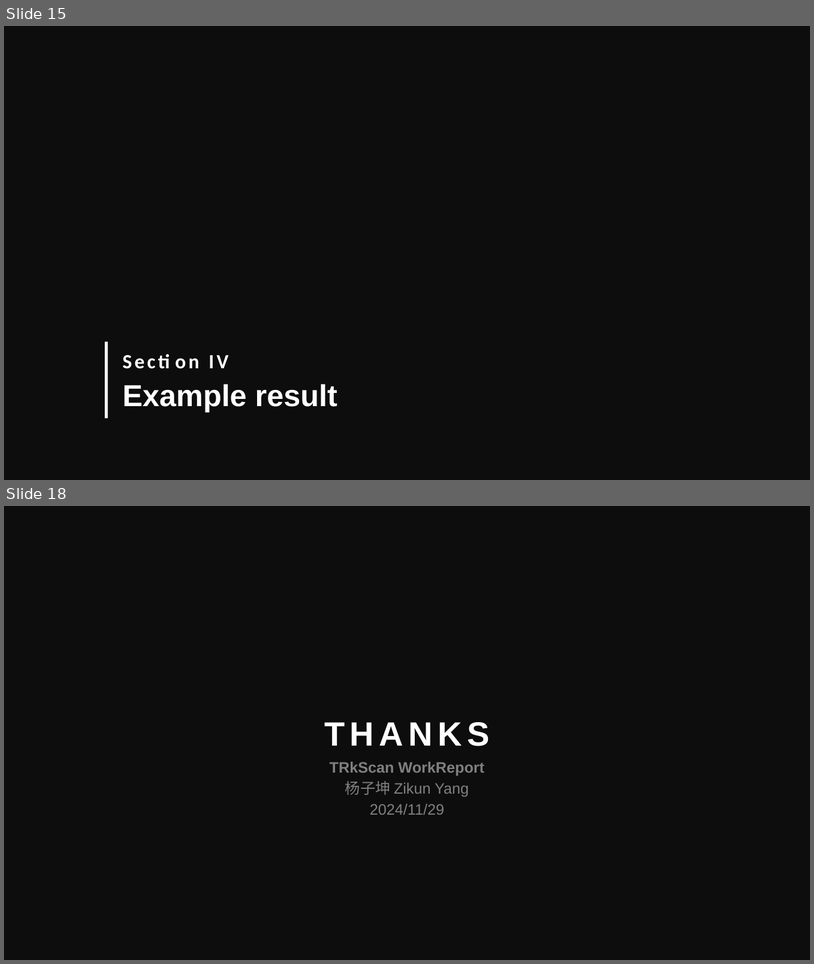
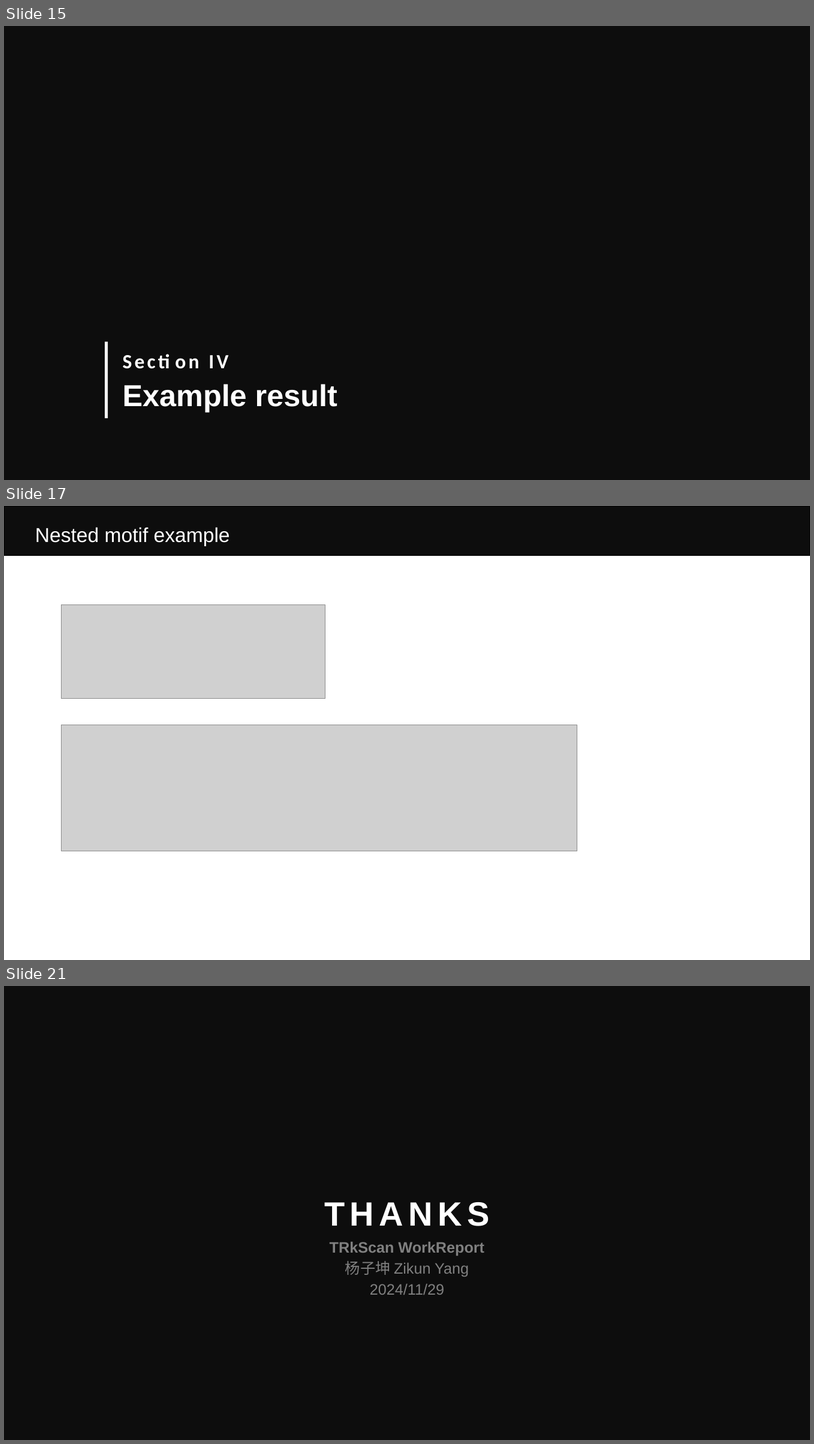
Before and after one commit to Eric-Y-S/TRkScan, a slide deck: WorkReport.pptx. Shown one above the other, each under a label of ours: slides 15 and 18 before the commit, slides 15, 17 and 21 after it; the slides between them are not shown. The pictures are 814x964 and 814x1444 pixels, drawn with LibreOffice and Linux fonts; fonts in the diff are those of the drawing; grey boxes stand for pictures. Boxes give left, top, right and bottom in pixels: in the first picture for what was removed or moved away, otherwise in the second. Text is boxed around its words. In the diff, an @@ line names an element or a change of style, - is before the commit and + after.

```diff
--- a/WorkReport.pptx
+++ b/WorkReport.pptx
@@ slide 17 added at (x1=4, y1=506, x2=810, y2=960), background #FFFFFF; not listed: 1 template element that a slide beside it also shows @@
@@ text added at (x1=35, y1=527, x2=230, y2=546), 24 pt, text #FFFFFF @@
+Nested motif example
@@ picture added at (x1=62, y1=605, x2=325, y2=699) @@
@@ picture added at (x1=62, y1=724, x2=578, y2=850) @@
@@ what was slide 18 is now slide 21 @@
```
Also in this commit, not shown: 2 slides changed, 3 other slides added, 1 slide removed, 10 other files.
